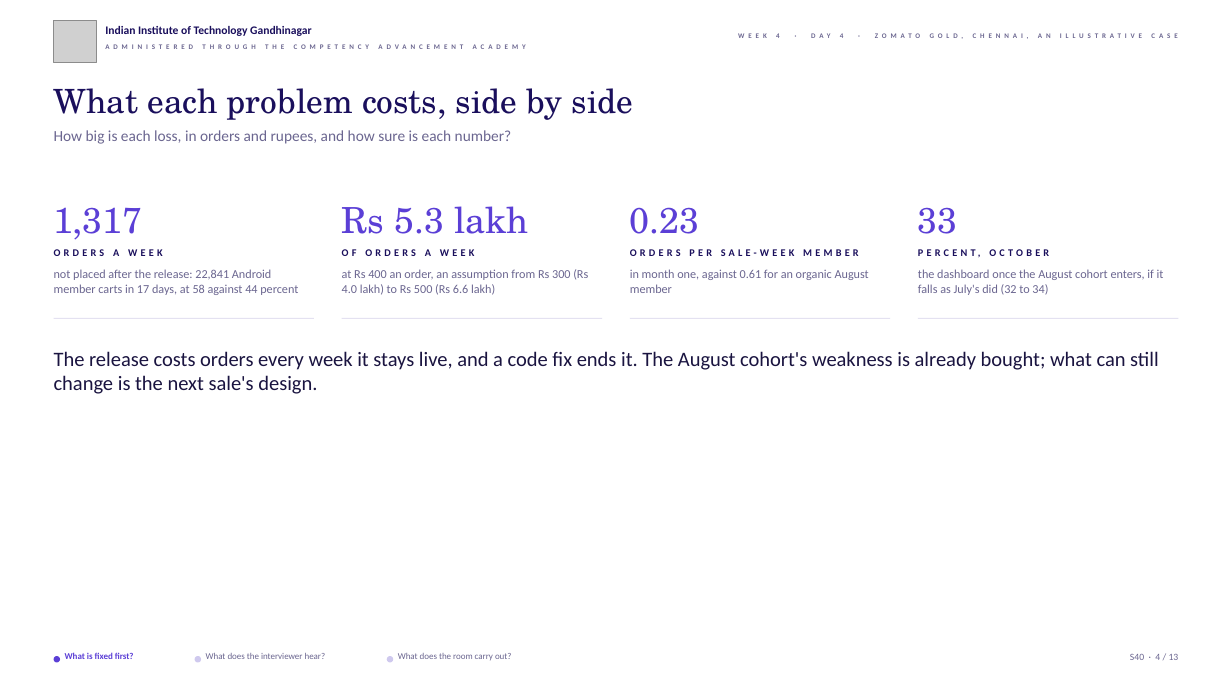
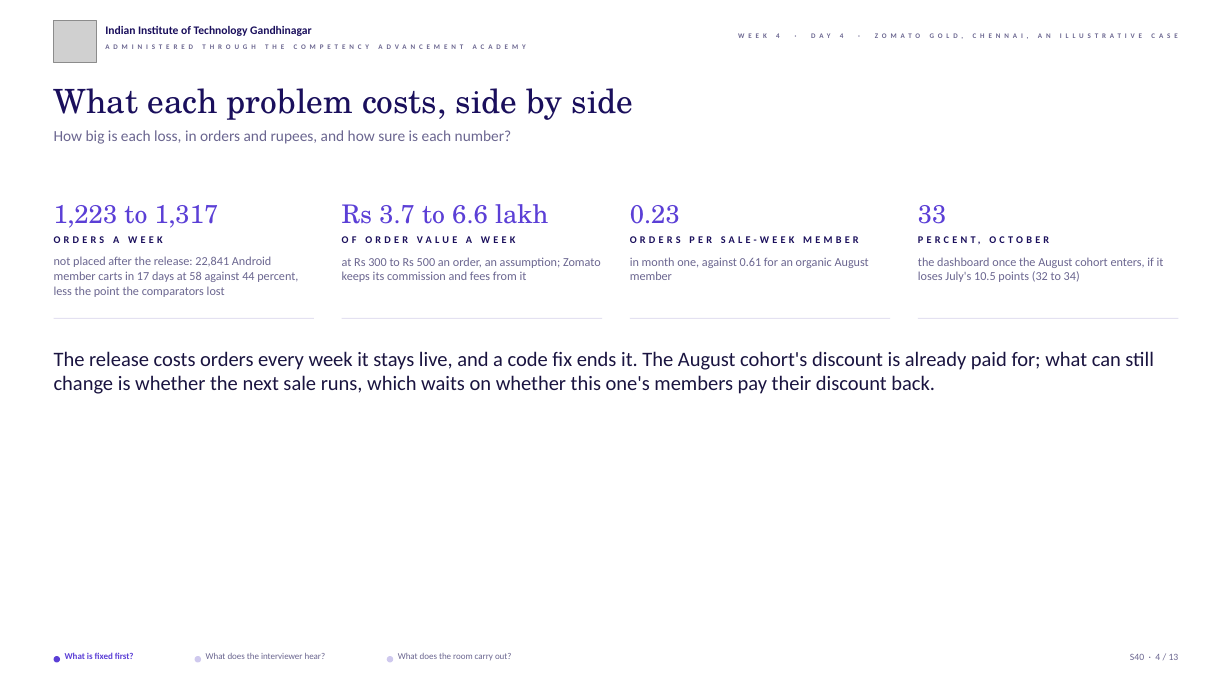
Before and after one commit to fde-academy-lab/c2-content-factory, a slide deck: slide 4 of content/W04/D4/slides/C2_W04_D04_half2_STUDENT.pptx. Drawn at 1232x693 pixels with LibreOffice and Linux fonts; fonts in the diff are those of the drawing; grey boxes stand for pictures; background and template pictures are left out. Boxes give left, top, right and bottom in pixels: in the first picture for what was removed or moved away, otherwise in the second. Text is boxed around its words. In the diff, an @@ line names an element or a change of style, - is before the commit and + after.

```diff
--- a/content/W04/D4/slides/C2_W04_D04_half2_STUDENT.pptx
+++ b/content/W04/D4/slides/C2_W04_D04_half2_STUDENT.pptx
@@ text at bbox=[54, 205, 219, 228]: text changed; size 28 to 20 pt @@
-1,317
+1,223 to 1,317
@@ text at bbox=[342, 204, 548, 224]: text changed; size 28 to 20 pt @@
-Rs 5.3 lakh
+Rs 3.7 to 6.6 lakh
@@ text "0.23" at bbox=[630, 205, 680, 224]: size 28 to 20 pt @@
@@ text "33" at bbox=[918, 205, 947, 224]: size 28 to 20 pt @@
@@ text at bbox=[342, 236, 516, 243]: text changed @@
-OF ORDERS A WEEK
+OF ORDER VALUE A WEEK
@@ 4 texts: place and size @@
-4 texts at bbox=[54, 247, 1178, 293]
+4 texts at bbox=[54, 234, 1178, 280]
@@ text at bbox=[54, 256, 298, 297]: text changed @@
-not placed after the release: 22,841 Android member carts in 17 days, at 58 against 44 percent
+not placed after the release: 22,841 Android member carts in 17 days at 58 against 44 percent, less the point the comparators lost
@@ text at bbox=[342, 257, 601, 282]: text changed @@
-at Rs 400 an order, an assumption from Rs 300 (Rs 4.0 lakh) to Rs 500 (Rs 6.6 lakh)
+at Rs 300 to Rs 500 an order, an assumption; Zomato keeps its commission and fees from it
@@ text at bbox=[918, 257, 1164, 282]: text changed @@
-the dashboard once the August cohort enters, if it falls as July's did (32 to 34)
+the dashboard once the August cohort enters, if it loses July's 10.5 points (32 to 34)
@@ text at bbox=[54, 351, 1154, 394]: text changed @@
-The release costs orders every week it stays live, and a code fix ends it. The August cohort's weakness is already bought; what can still change is the next sale's design.
+The release costs orders every week it stays live, and a code fix ends it. The August cohort's discount is already paid for; what can still change is whether the next sale runs, which waits on whether this one's members pay their discount back.
```
Also in this commit, not shown: 9 other slides changed, 5 other files.
